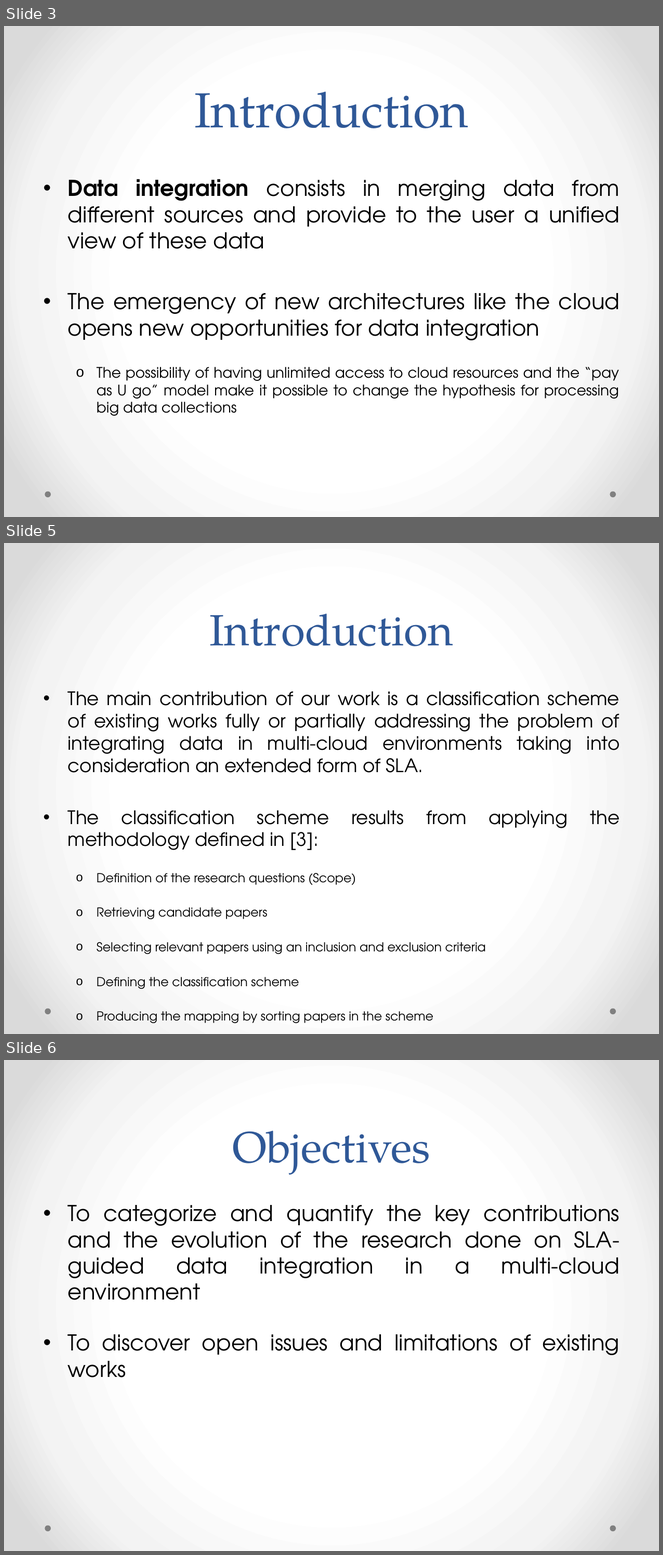
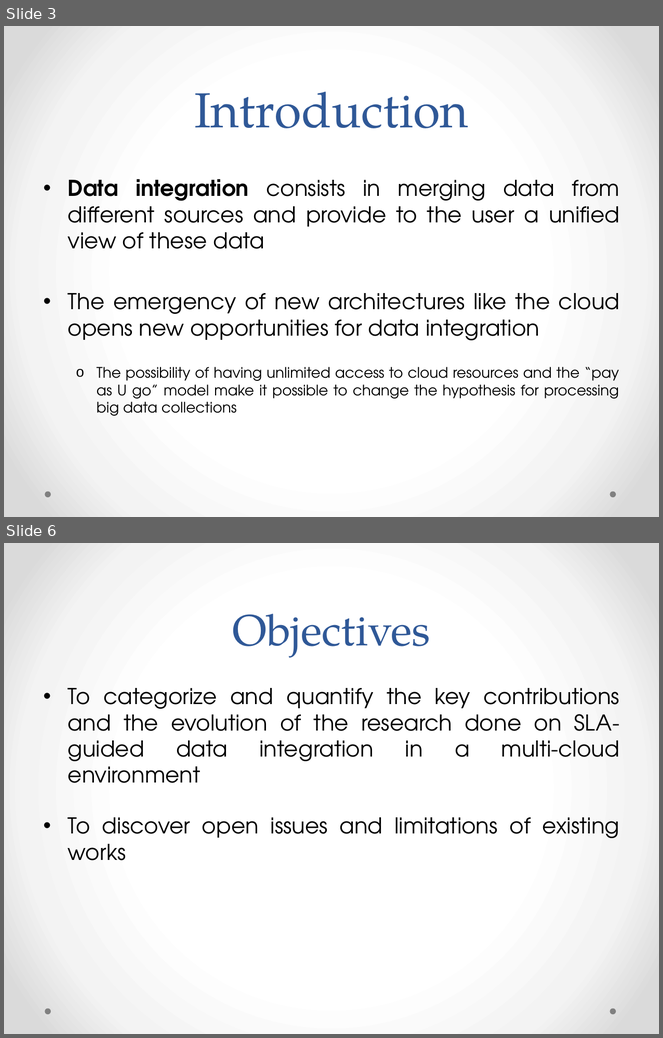
Before and after one commit to danielboni/DanielCarvalho-PhD, a slide deck: Presentations/DEXA 2015 Presentation.pptx. Shown one above the other, each under a label of ours: slides 3, 5 and 6 before the commit, slides 3 and 6 after it; the slides between them are not shown. The pictures are 663x1555 and 663x1038 pixels, drawn with LibreOffice and Linux fonts; fonts in the diff are those of the drawing. Boxes give left, top, right and bottom in pixels: in the first picture for what was removed or moved away, otherwise in the second. Text is boxed around its words. In the diff, an @@ line names an element or a change of style, - is before the commit and + after.

```diff
--- a/Presentations/DEXA 2015 Presentation.pptx
+++ b/Presentations/DEXA 2015 Presentation.pptx
@@ slide 5 removed at <box>4,543,659,1034</box>, background gradient #FFFFFF to #F4F4F4 to #DADADA; not listed: 2 template elements that a slide beside it also shows @@
@@ title removed at <box>209,614,453,646</box> @@
-Introduction
@@ text removed at <box>68,691,620,1023</box> @@
-• The main contribution of our work is a classification scheme of existing works fully or partially addressing the problem of integrating data in multi-cloud environments taking into consideration an extended form of SLA.
-• The classification scheme results from applying the methodology defined in [3]:
-  o Definition of the research questions (Scope)
-  o Retrieving candidate papers
-  o Selecting relevant papers using an inclusion and exclusion criteria
-  o Defining the classification scheme
-  o Producing the mapping by sorting papers in the scheme
```
Also in this commit, not shown: 2 slides changed, 1 slide added.
